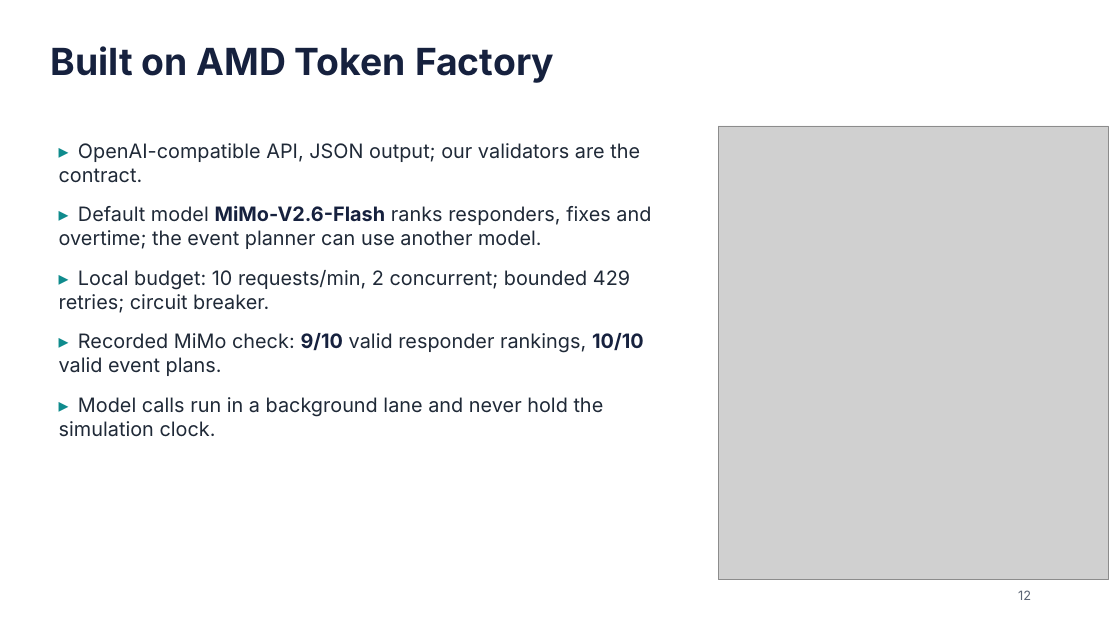
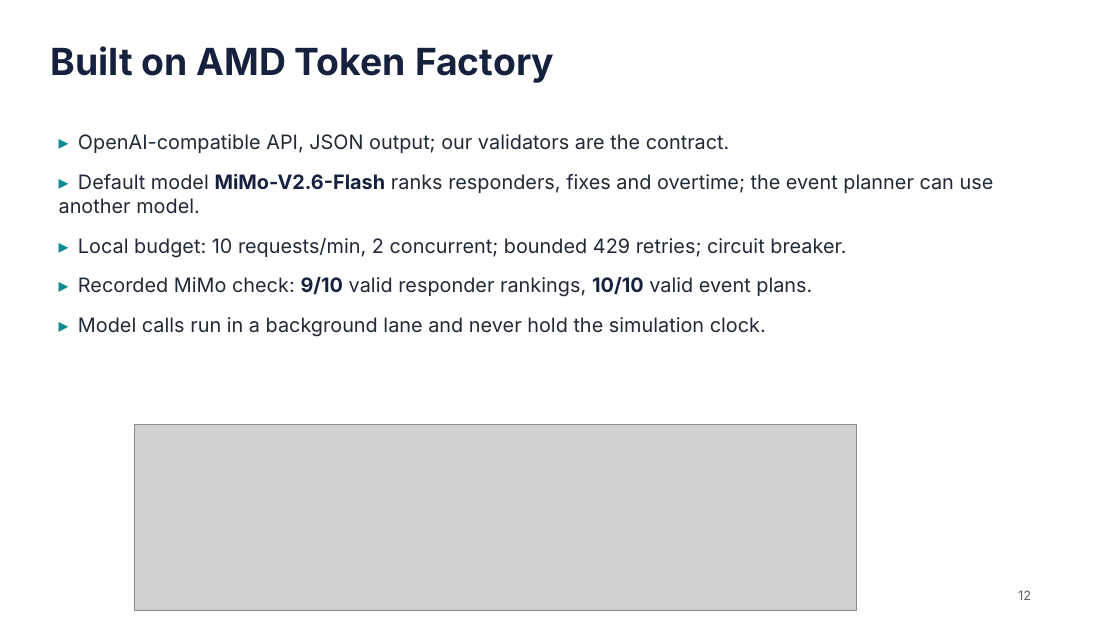
Before and after one commit to e8aura-makodev58/amd-compass, a slide deck: slide 12 of docs/submission/ResponseCompass-deck.pptx. Drawn at 1120x630 pixels with LibreOffice and Linux fonts; fonts in the diff are those of the drawing; grey boxes stand for pictures. Boxes give left, top, right and bottom in pixels: in the first picture for what was removed or moved away, otherwise in the second. Text is boxed around its words. In the diff, an @@ line names an element or a change of style, - is before the commit and + after.

```diff
--- a/docs/submission/ResponseCompass-deck.pptx
+++ b/docs/submission/ResponseCompass-deck.pptx
@@ text "▸ OpenAI-compatible API, JSON output; ..." rewrapped from bbox=[59, 143, 651, 437] to bbox=[59, 134, 994, 337] @@
@@ picture removed at bbox=[718, 126, 1109, 580] @@
@@ picture added at bbox=[134, 424, 857, 611] @@
```
Also in this commit, not shown: 4 other slides changed, 20 other files.
